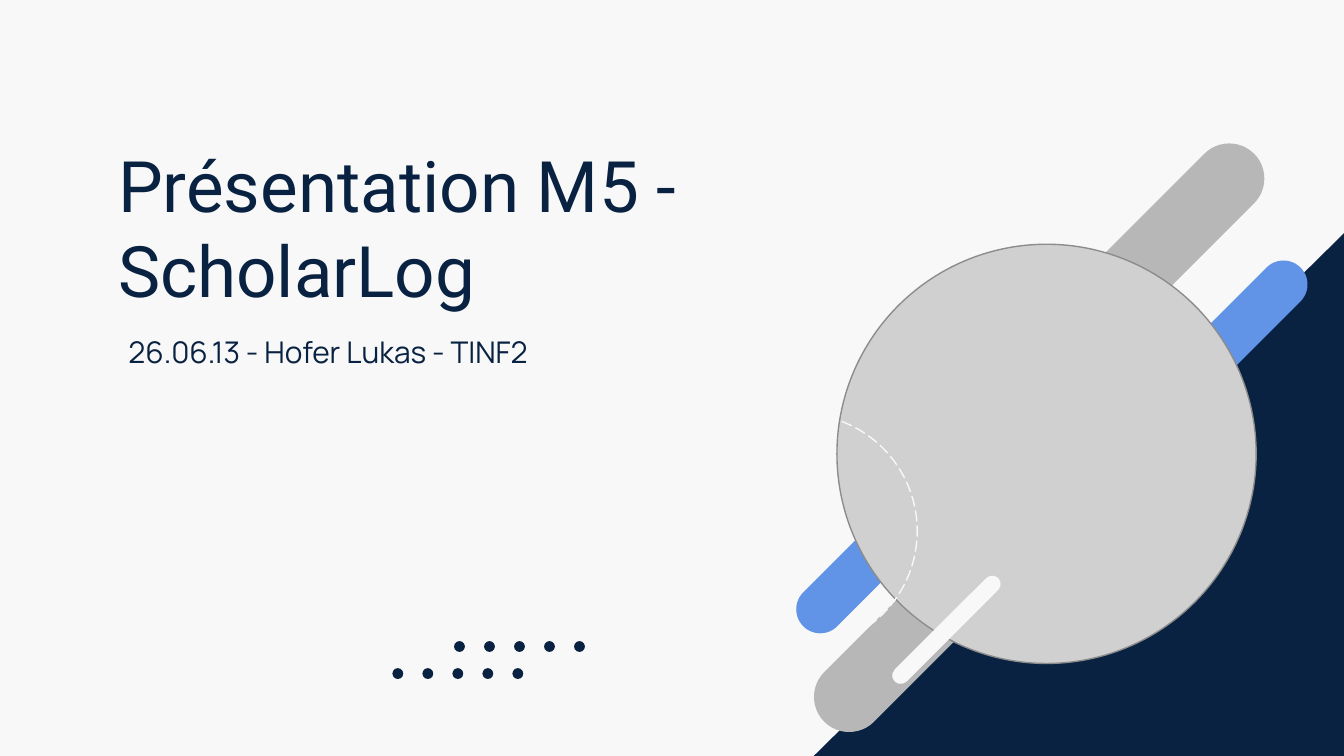
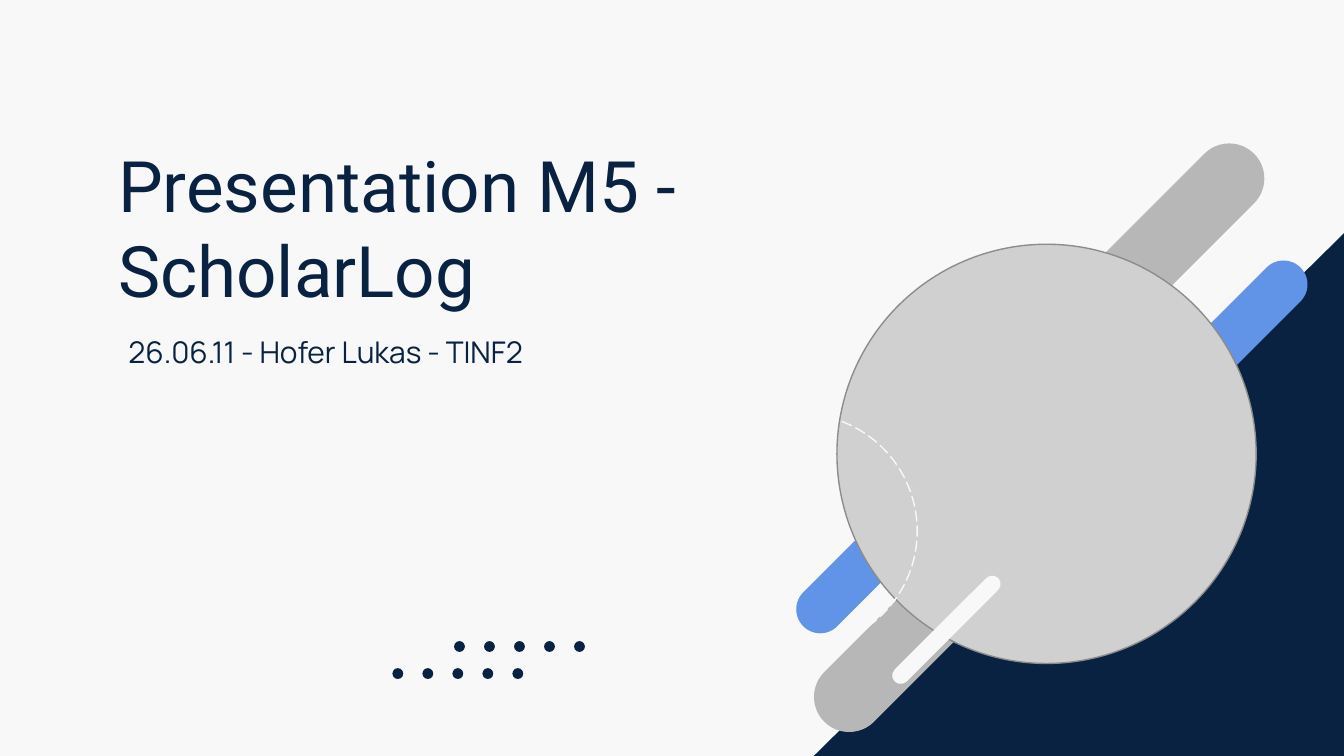
Before and after one commit to Hoferlukaslh/ScholarLog, a slide deck: slide 1 of Documentation/LHO - M5 - Présentation.pptx. Drawn at 1344x756 pixels with LibreOffice and Linux fonts; fonts in the diff are those of the drawing; grey boxes stand for pictures. Boxes give left, top, right and bottom in pixels: in the first picture for what was removed or moved away, otherwise in the second. Text is boxed around its words. In the diff, an @@ line names an element or a change of style, - is before the commit and + after.

```diff
--- a/Documentation/LHO - M5 - Présentation.pptx
+++ b/Documentation/LHO - M5 - Présentation.pptx
@@ title at box(118, 161, 639, 312): text changed @@
-Présentation M5 - ScholarLog
+Presentation M5 - ScholarLog
@@ subtitle at box(128, 341, 523, 364): text changed @@
-26.06.13 - Hofer Lukas - TINF2
+26.06.11 - Hofer Lukas - TINF2
```
Also in this commit, not shown: 4 other slides changed, 6 slides added, 1 slide removed, 2 other files.
